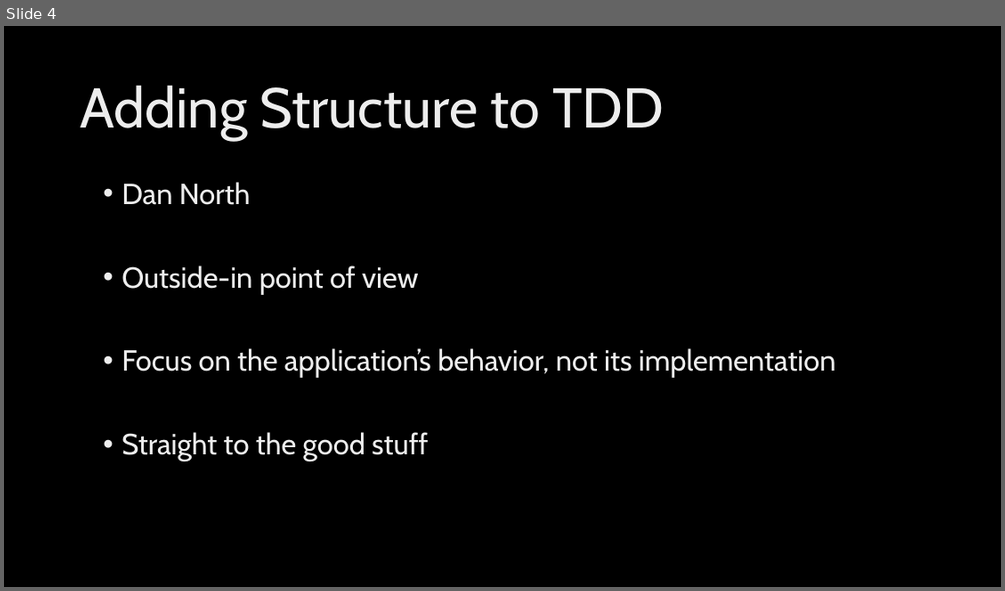
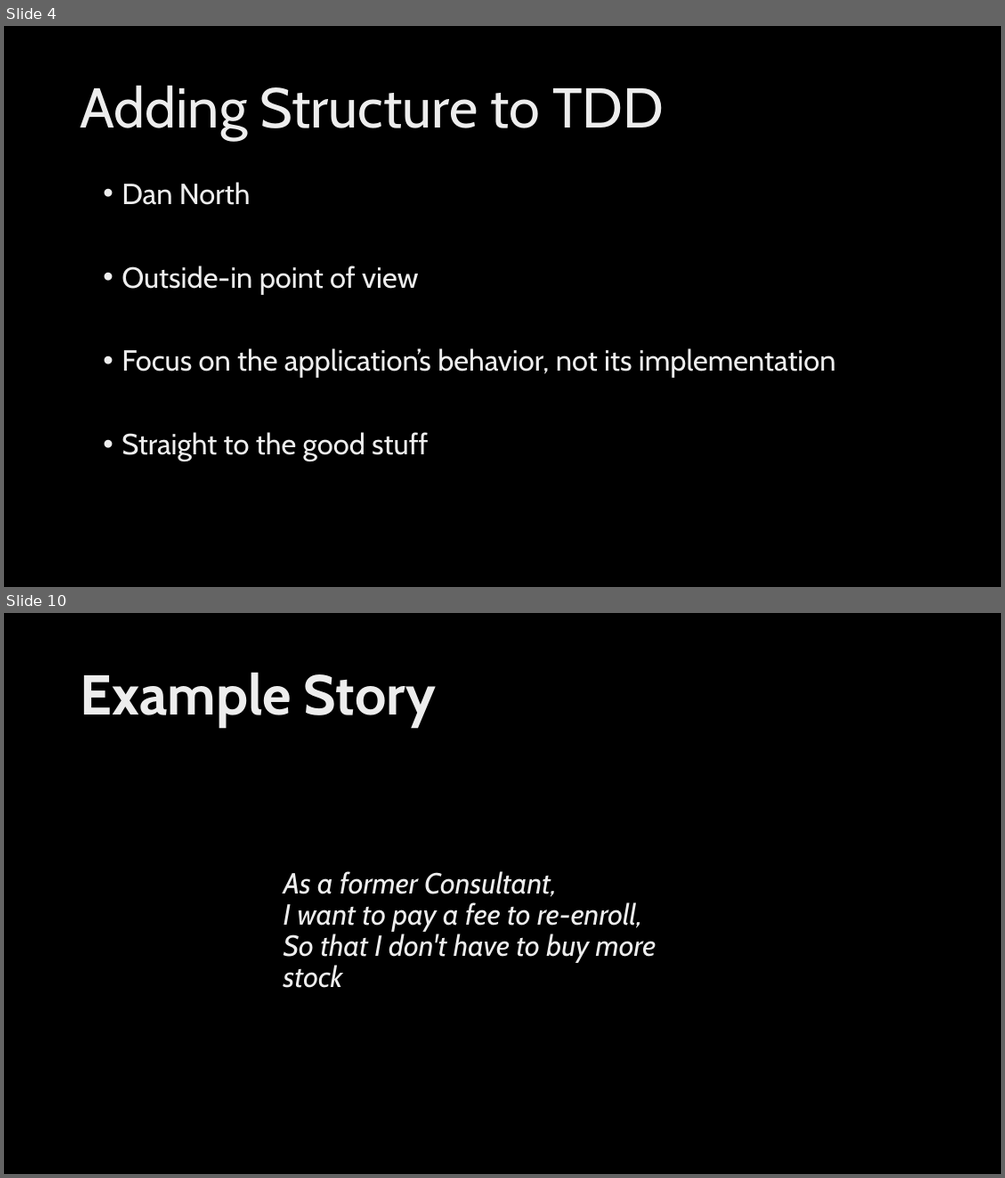
Before and after one commit to ingramam/BDD-lunch-and-learn, a slide deck: BDD.pptx. Shown one above the other, each under a label of ours: slide 4 before the commit, slides 4 and 10 after it; the slides between them are not shown. The pictures are 1005x591 and 1005x1178 pixels, drawn with LibreOffice and Linux fonts; fonts in the diff are those of the drawing; background and template pictures are left out. Boxes give left, top, right and bottom in pixels: in the first picture for what was removed or moved away, otherwise in the second. Text is boxed around its words. In the diff, an @@ line names an element or a change of style, - is before the commit and + after.

```diff
--- a/BDD.pptx
+++ b/BDD.pptx
@@ slide 10 added at <box>4,613,1001,1174</box>, background picture (left out) @@
@@ title added at <box>80,672,436,728</box>, 54 pt, text gradient #BFBFBF to #EDEDED to #FFFFFF, bold @@
+Example Story
@@ text added at <box>283,871,656,988</box>, 28 pt, text gradient #BFBFBF to #EDEDED to #FFFFFF, italic @@
+As a former Consultant,
+I want to pay a fee to re-enroll,
+So that I don't have to buy more stock
```
Also in this commit, not shown: 2 slides changed, 5 other slides added, 3 slides removed, 2 other files.
